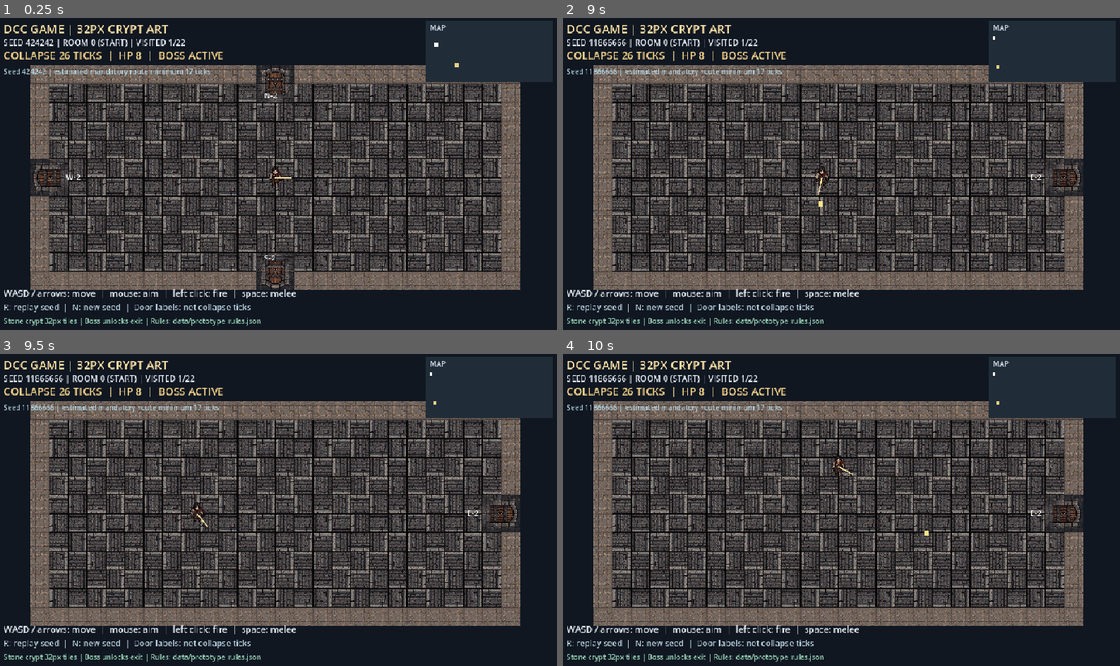
Above: before the commit, frames 1-4 (two rows, left to right).
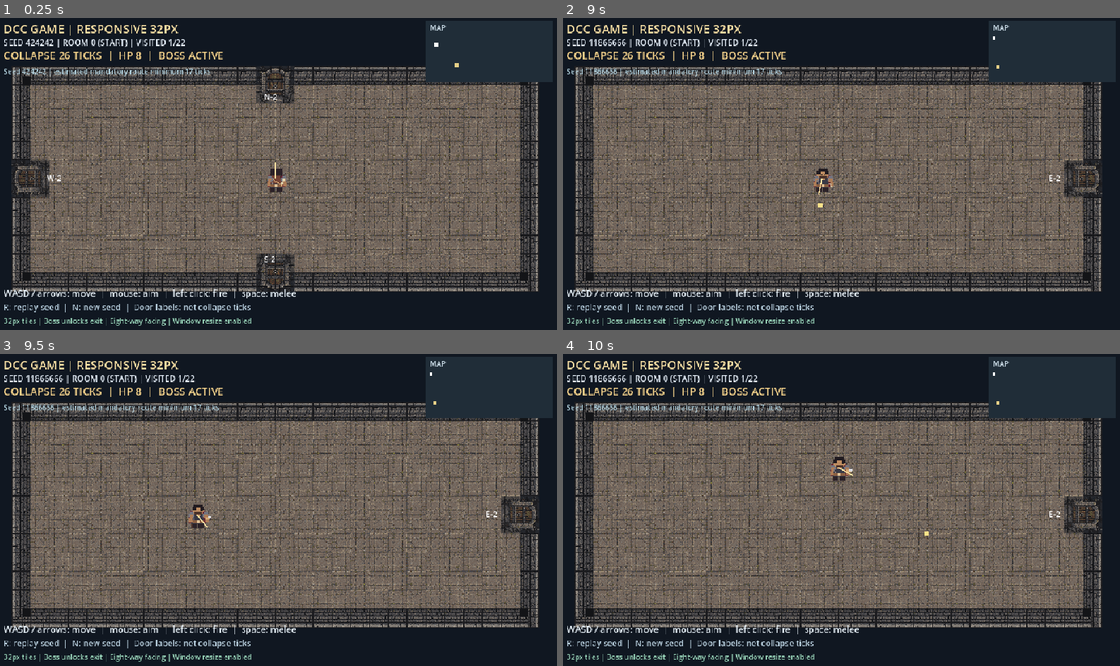
Above: after the commit, the same moments.

Repository: DrFlGd/DCC-Game
Game: Godot game, scene res://scenes/Main.tscn
Same seed, same stepped clock (60 frames per second), same inputs: the game is played once before the commit and once after it.
Inputs (mouse positions are in pixels of both pictures, inside the frame that each line leads up to):
- Up to frame 1 (0.25 s): no input
- Up to frame 2 (9 s): tap Enter at 0.5 s; move the mouse to (964, 161) at 0.52 s; hold D 0.53-1.28 s; tap R every 1.5 s from 0.6 to 8.1 s; click (964, 161) at 0.67 s; tap Space at 0.77, 1.52, 3.02, 3.77, 4.52, 6.02, 6.77, 7.52 s; move the mouse to (724, 192) at 1.27 s; hold S 1.28-2.03 s; tap N every 1.5 s from 1.35 to 8.85 s; click (724, 192) at 1.42 s; move the mouse to (897, 105) at 2.02 s; hold D 2.03-2.78 s; click (897, 105) at 2.17 s; move the mouse to (808, 239) at 2.77 s; hold W 2.78-3.53 s; click (808, 239) at 2.92 s; move the mouse to (1008, 223) at 3.52 s; hold A 3.53-5.03 s; click (1008, 223) at 3.67 s; move the mouse to (668, 130) at 4.27 s; click (668, 130) at 4.42 s; move the mouse to (863, 177) at 5.02 s; hold S 5.03-5.78 s; click (863, 177) at 5.17 s; move the mouse to (752, 96) at 5.77 s; hold D 5.78-6.53 s; click (752, 96) at 5.92 s; move the mouse to (964, 161) at 6.52 s; hold W 6.53-7.28 s; click (964, 161) at 6.67 s; move the mouse to (724, 192) at 7.27 s; hold D 7.28-8.03 s; click (724, 192) at 7.42 s; move the mouse to (897, 105) at 8.02 s; hold S 8.03-8.78 s; click (897, 105) at 8.17 s; move the mouse to (808, 239) at 8.77 s; hold A from 8.78 s (still down); click (808, 239) at 8.92 s
- Up to frame 3 (9.5 s): keep holding A; tap Space at 9.02 s
- Up to frame 4 (10 s): move the mouse to (1008, 559) at 9.52 s; release A at 9.53 s; hold W from 9.53 s (still down); tap R at 9.6 s; click (1008, 559) at 9.67 s; tap Space at 9.77 s

The runs differ from the first frame. In frame 1, 53% of the frame differs, in the area x 0-97%, y 2-99%; in frame 2, 54%; in frame 3, 54%; in frame 4, 54%.

Commit message:
feat: modular crypt tiles, corner joins, eight-way facing and resize-responsive room

Diff:
--- a/game/scripts/main.gd
+++ b/game/scripts/main.gd
@@ -1,28 +1,30 @@
 extends Node2D
-## DCC Game greybox vertical traversal spike.
-## Rooms are drawn programmatically to avoid external assets in the first prototype.
+## DCC Game technical prototype; modular 32px biome tiles and eight-way facing sprites.
 
 const Generator = preload("res://scripts/floor_generator.gd")
 const Collapse = preload("res://scripts/collapse_policy.gd")
 
-const VIEW_SIZE := Vector2(960, 540)
 const TILE_SIZE := 32.0
-const ROOM_COLUMNS := 24
-const ROOM_ROWS := 10
-const ARENA := Rect2(96.0, 112.0, 768.0, 320.0)
-const CENTER := Vector2(480, 272)
+var VIEW_SIZE := Vector2(960, 540)
+var ROOM_COLUMNS := 24
+var ROOM_ROWS := 10
+var ARENA := Rect2(96.0, 112.0, 768.0, 320.0)
+var CENTER := Vector2(480, 272)
 const DOOR_HALF_WIDTH := 32.0
 const PLAYER_RADIUS := 11.0
 const BULLET_SPEED := 445.0
 const MOVE_LABELS := ["N", "E", "S", "W"]
 
-const ATLAS = preload("res://assets/crypt_atlas.png")
-const ART_FLOOR := Rect2(0.0, 0.0, 32.0, 32.0)
-const ART_WALL := Rect2(32.0, 0.0, 32.0, 32.0)
-const ART_DOOR := Rect2(64.0, 0.0, 64.0, 64.0)
-const ART_PLAYER := Rect2(0.0, 64.0, 48.0, 48.0)
-const ART_ENEMY := Rect2(48.0, 64.0, 48.0, 48.0)
-const ART_BOSS := Rect2(96.0, 64.0, 96.0, 96.0)
+const CRYPT = preload("res://assets/biomes/stone_crypt/tileset.png")
+const PLAYER_SHEET = preload("res://assets/characters/crawler/facing_8.png")
+const RAT_SHEET = preload("res://assets/enemies/rat/facing_8.png")
+const BOSS_SHEET = preload("res://assets/enemies/brute_boss/facing_8.png")
+const ART_FLOOR := Rect2(0, 0, 32, 32)
+const ART_FLOOR_VARIANT := Rect2(32, 0, 32, 32)
+const ART_WALL := Rect2(64, 0, 32, 32)
+const ART_CORNER := Rect2(96, 0, 32, 32)
+const ART_DOOR := Rect2(64, 64, 64, 64)
+const DIRECTIONS_8 := ["E", "SE", "S", "SW", "W", "NW", "N", "NE"]
 
 var config: Dictionary = {}
 var floor: Dictionary = {}
@@ -34,7 +36,8 @@
 var tick_ledger: Array[Dictionary] = []
 var ticks := 0
 var initial_seed := 0
-var player_position := CENTER
+var player_position := Vector2(480, 272)
+var player_facing := 0
 var player_hp := 8
 var boss_defeated := false
 var outcome := "running"
@@ -60,6 +63,7 @@
         get_tree().quit(1)
         return
     config = parsed
+    _update_layout()
     _start_run(int(config.get("seed", 424242)))
 
 
@@ -75,6 +79,7 @@
     tick_ledger.clear()
     projectiles.clear()
     player_position = CENTER
+    player_facing = 0
     player_hp = int(config.get("player_max_hp", 8))
     boss_defeated = false
     enemy.clear()
@@ -107,6 +112,9 @@
 
 
 func _physics_process(delta: float) -> void:
+    # Layout follows actual window dimensions rather than a fixed 960x540 drawing canvas.
+    if get_viewport_rect().size != VIEW_SIZE:
+        _update_layout()
     if outcome != "running":
         queue_redraw()
         return
@@ -134,6 +142,7 @@
     var target: Vector2 = get_global_mouse_position() - player_position
     if target.length_squared() > 9.0:
         aim_direction = target.normalized()
+        player_facing = _facing_from_vector(aim_direction)
     if Input.is_mouse_button_pressed(MOUSE_BUTTON_LEFT) and fire_cooldown <= 0.0:
         _fire()
     if Input.is_key_pressed(KEY_SPACE) and melee_cooldown <= 0.0:
@@ -232,7 +241,8 @@
         "hp": int(saved_enemy_hp.get(current_room_id, max_hp)),
         "max_hp": max_hp,
         "radius": 23.0 if kind == "boss" else 14.0,
-        "speed": float(config.get("enemy_speed", 56.0)) * (0.75 if kind == "boss" else 1.0)
+        "speed": float(config.get("enemy_speed", 56.0)) * (0.75 if kind == "boss" else 1.0),
+        "facing": 4
     }
 
 
@@ -295,6 +305,7 @@
     var enemy_pos: Vector2 = enemy["pos"]
     var displacement: Vector2 = player_position - enemy_pos
     if displacement.length_squared() > 100.0:
+        enemy["facing"] = _facing_from_vector(displacement)
         enemy_pos += displacement.normalized() * float(enemy["speed"]) * delta
     enemy_pos.x = clampf(enemy_pos.x, ARENA.position.x + 24.0, ARENA.end.x - 24.0)
     enemy_pos.y = clampf(enemy_pos.y, ARENA.position.y + 24.0, ARENA.end.y - 24.0)
@@ -326,15 +337,16 @@
 
 func _draw_room() -> void:
     var kind: String = String(_room()["kind"])
-    # Use 32x32 source tiles; rotate alternating slabs to reduce obvious repeats.
+    # Corrected visual mapping: floor = warm worn stone slab; wall = grey masonry.
     for y in range(ROOM_ROWS):
         for x in range(ROOM_COLUMNS):
             var cell_center: Vector2 = ARENA.position + Vector2(
-                float(x) * TILE_SIZE + TILE_SIZE * 0.5,
-                float(y) * TILE_SIZE + TILE_SIZE * 0.5
+                (float(x) + 0.5) * TILE_SIZE,
+                (float(y) + 0.5) * TILE_SIZE
             )
-            var rotation: float = float((x * 7 + y * 11) % 4) * PI * 0.5
-            _atlas_piece(ART_FLOOR, cell_center, Vector2(32, 32), rotation)
+            var region: Rect2 = ART_FLOOR_VARIANT if (x * 17 + y * 13) % 9 == 0 else ART_FLOOR
+            _crypt_piece(region, cell_center, Vector2(32, 32),
+                float((x + y * 3) % 4) * PI * 0.5)
 
     var tint := Color.TRANSPARENT
     match kind:
@@ -347,24 +359,30 @@
     if tint.a > 0.0:
         draw_rect(ARENA, tint)
 
-    # A 32px wall ring, with 64px-wide physical gaps where graph links exist.
-    # Rotate the same masonry to keep its stone-edge orientation consistent.
     var links: Dictionary = _room()["neighbors"]
-    for x in range(-1, ROOM_COLUMNS + 1):
-        if not (links.has("N") and (x == ROOM_COLUMNS / 2 - 1 or x == ROOM_COLUMNS / 2)):
-            _atlas_piece(ART_WALL, Vector2(ARENA.position.x + (float(x) + 0.5) * TILE_SIZE,
-                ARENA.position.y - 16.0), Vector2(32, 32))
-        if not (links.has("S") and (x == ROOM_COLUMNS / 2 - 1 or x == ROOM_COLUMNS / 2)):
-            _atlas_piece(ART_WALL, Vector2(ARENA.position.x + (float(x) + 0.5) * TILE_SIZE,
-                ARENA.end.y + 16.0), Vector2(32, 32), PI)
-
+    var middle_x: int = ROOM_COLUMNS / 2
+    var middle_y: int = ROOM_ROWS / 2
+    # Wall perimeter: two empty 32px cells per traversable connection.
+    for x in range(ROOM_COLUMNS):
+        var px: float = ARENA.position.x + (float(x) + 0.5) * TILE_SIZE
+        if not (links.has("N") and (x == middle_x - 1 or x == middle_x)):
+            _crypt_piece(ART_WALL, Vector2(px, ARENA.position.y - 16), Vector2(32, 32))
+        if not (links.has("S") and (x == middle_x - 1 or x == middle_x)):
+            _crypt_piece(ART_WALL, Vector2(px, ARENA.end.y + 16), Vector2(32, 32), PI)
     for y in range(ROOM_ROWS):
-        if not (links.has("W") and (y == ROOM_ROWS / 2 - 1 or y == ROOM_ROWS / 2)):
-            _atlas_piece(ART_WALL, Vector2(ARENA.position.x - 16.0,
-                ARENA.position.y + (float(y) + 0.5) * TILE_SIZE), Vector2(32, 32), -PI * 0.5)
-        if not (links.has("E") and (y == ROOM_ROWS / 2 - 1 or y == ROOM_ROWS / 2)):
-            _atlas_piece(ART_WALL, Vector2(ARENA.end.x + 16.0,
-                ARENA.position.y + (float(y) + 0.5) * TILE_SIZE), Vector2(32, 32), PI * 0.5)
+        var py: float = ARENA.position.y + (float(y) + 0.5) * TILE_SIZE
+        if not (links.has("W") and (y == middle_y - 1 or y == middle_y)):
+            _crypt_piece(ART_WALL, Vector2(ARENA.position.x - 16, py), Vector2(32, 32), -PI * 0.5)
+        if not (links.has("E") and (y == middle_y - 1 or y == middle_y)):
+            _crypt_piece(ART_WALL, Vector2(ARENA.end.x + 16, py), Vector2(32, 32), PI * 0.5)
+
+    # Dedicated masonry corner ensures all four sides meet without a square hole.
+    _crypt_piece(ART_CORNER, ARENA.position - Vector2(16, 16), Vector2(32, 32))
+    _crypt_piece(ART_CORNER, Vector2(ARENA.end.x + 16, ARENA.position.y - 16),
+        Vector2(32, 32), PI * 0.5)
+    _crypt_piece(ART_CORNER, ARENA.end + Vector2(16, 16), Vector2(32, 32), PI)
+    _crypt_piece(ART_CORNER, Vector2(ARENA.position.x - 16, ARENA.end.y + 16),
+        Vector2(32, 32), -PI * 0.5)
 
     for direction in MOVE_LABELS:
         if not links.has(direction):
@@ -399,7 +417,7 @@
                 midpoint = Vector2(ARENA.end.x, CENTER.y)
                 rotation = PI * 0.5
                 label_pos = midpoint + Vector2(-58, 4)
-        _atlas_piece(ART_DOOR, midpoint, Vector2(64, 64), rotation, tone)
+        _crypt_piece(ART_DOOR, midpoint, Vector2(64, 64), rotation, tone)
         var net_ticks: int = int(preview["grant"]) - int(preview["cost"])
         _text("%s%+d" % [direction, net_ticks], label_pos, 13, Color.WHITE)
 
@@ -407,7 +425,8 @@
         draw_circle(CENTER, 23.0, Color(0.08, 0.47, 0.36, 0.76))
         _text("GUILD", CENTER + Vector2(-23, 5), 12, Color.WHITE)
     elif kind == "boss":
-        _text("BOSS CHAMBER", Vector2(409, 159), 18, Color("#ffacbd"))
+        _text("BOSS CHAMBER", Vector2(CENTER.x - 71, ARENA.position.y + 47),
+            18, Color("#ffacbd"))
     elif kind == "exit":
         draw_rect(Rect2(CENTER - Vector2(30, 30), Vector2(60, 60)), Color("#9c783c"))
         _text("EXIT", CENTER + Vector2(-17, 5), 15, Color.WHITE)
@@ -421,15 +440,15 @@
         var pos: Vector2 = enemy["pos"]
         var boss_room: bool = _room()["kind"] == "boss"
         var bounds := Vector2(96, 96) if boss_room else Vector2(48, 48)
-        _atlas_piece(ART_BOSS if boss_room else ART_ENEMY, pos, bounds)
+        _draw_facing_sprite(BOSS_SHEET if boss_room else RAT_SHEET, pos, bounds,
+            int(enemy.get("facing", 0)))
         var hp_ratio: float = float(enemy["hp"]) / float(enemy["max_hp"])
         draw_rect(Rect2(pos.x - 24.0, pos.y - bounds.y * 0.5 - 12.0, 48.0, 6.0),
             Color("#181a24"))
-        draw_rect(Rect2(pos.x - 24.0, pos.y - bounds.y * 0.5 - 12.0, 48.0 * hp_ratio, 6.0),
-            Color("#a5d49b"))
-
-    _atlas_piece(ART_PLAYER, player_position, Vector2(48, 48))
-    # This aim line and melee arc remain prototype indicators, not final animations.
+        draw_rect(Rect2(pos.x - 24.0, pos.y - bounds.y * 0.5 - 12.0,
+            48.0 * hp_ratio, 6.0), Color("#a5d49b"))
+
+    _draw_facing_sprite(PLAYER_SHEET, player_position, Vector2(48, 48), player_facing)
     draw_line(player_position, player_position + aim_direction * 28.0, Color("#ffe0a1"), 2.0)
     if melee_flash > 0.0:
         draw_arc(player_position, 58.0, aim_direction.angle() - 0.70,
@@ -438,16 +457,52 @@
         draw_circle(player_position, 20.0, Color(1.0, 1.0, 1.0, 0.16))
 
 
-func _atlas_piece(region: Rect2, center_point: Vector2, size: Vector2,
+func _crypt_piece(region: Rect2, center_point: Vector2, size: Vector2,
         rotation: float = 0.0, modulation: Color = Color.WHITE) -> void:
     draw_set_transform(center_point, rotation, Vector2.ONE)
-    draw_texture_rect_region(ATLAS, Rect2(-size * 0.5, size), region, modulation)
+    draw_texture_rect_region(CRYPT, Rect2(-size * 0.5, size), region, modulation)
     draw_set_transform(Vector2.ZERO, 0.0, Vector2.ONE)
+
+
+func _draw_facing_sprite(sheet: Texture2D, center_point: Vector2, size: Vector2,
+        facing: int) -> void:
+    var index: int = posmod(facing, 8)
+    draw_texture_rect_region(sheet, Rect2(center_point - size * 0.5, size),
+        Rect2(float(index) * size.x, 0.0, size.x, size.y))
+
+
+func _facing_from_vector(direction: Vector2) -> int:
+    if direction.length_squared() < 0.0001:
+        return 0
+    return posmod(int(round(direction.angle() / (PI / 4.0))), 8)
+
+
+func _update_layout() -> void:
+    var new_size: Vector2 = get_viewport_rect().size
+    if new_size.x < 1.0 or new_size.y < 1.0:
+        return
+    var previous_center: Vector2 = CENTER
+    VIEW_SIZE = new_size
+    # Maintain 32px alignment, even tile counts, and two-tile door gaps.
+    ROOM_COLUMNS = maxi(12, 2 * int(floorf((VIEW_SIZE.x - 96.0) / (2.0 * TILE_SIZE))))
+    ROOM_ROWS = maxi(6, 2 * int(floorf((VIEW_SIZE.y - 212.0) / (2.0 * TILE_SIZE))))
+    var content_size := Vector2(float(ROOM_COLUMNS), float(ROOM_ROWS)) * TILE_SIZE
+    ARENA = Rect2(Vector2(floorf((VIEW_SIZE.x - content_size.x) * 0.5),
+        floorf(110.0 + maxf(0.0, VIEW_SIZE.y - 212.0 - content_size.y) * 0.5)),
+        content_size)
+    CENTER = ARENA.get_center()
+    var delta: Vector2 = CENTER - previous_center
+    player_position += delta
+    if not enemy.is_empty():
+        enemy["pos"] = Vector2(enemy["pos"]) + delta
+    for projectile in projectiles:
+        projectile["pos"] = Vector2(projectile["pos"]) + delta
+    queue_redraw()
 
 
 func _draw_hud() -> void:
     var room: Dictionary = _room()
-    _text("DCC GAME | 32PX CRYPT ART", Vector2(18, 26), 20, Color("#f5dda2"))
+    _text("DCC GAME | RESPONSIVE 32PX", Vector2(18, 26), 20, Color("#f5dda2"))
     _text("SEED %d | ROOM %d (%s) | VISITED %d/%d" % [
         initial_seed, current_room_id, String(room["kind"]).to_upper(),
         visited.size(), (floor["rooms"] as Array).size()
@@ -457,18 +512,20 @@
         ticks, player_hp, "CLEARED" if boss_defeated else "ACTIVE"
     ], Vector2(18, 70), 18, tick_color)
     _text(message, Vector2(18, 96), 12, Color("#b4d4e1"))
-    _draw_minimap()
+    if VIEW_SIZE.x >= 900.0:
+        _draw_minimap()
     _text("WASD / arrows: move  |  mouse: aim  |  left click: fire  |  space: melee",
-        Vector2(18, 475), 15, Color("#e0e9f0"))
+        Vector2(18, VIEW_SIZE.y - 65.0), 15, Color("#e0e9f0"))
     _text("R: replay seed  |  N: new seed  |  Door labels: net collapse ticks",
-        Vector2(18, 498), 14, Color("#b8cfde"))
-    _text("Stone crypt 32px tiles | Boss unlocks exit | Rules: data/prototype_rules.json",
-        Vector2(18, 521), 12, Color("#97d2b7"))
+        Vector2(18, VIEW_SIZE.y - 42.0), 14, Color("#b8cfde"))
+    _text("32px tiles | Boss unlocks exit | Eight-way facing | Window resize enabled",
+        Vector2(18, VIEW_SIZE.y - 19.0), 12, Color("#97d2b7"))
 
 
 func _draw_minimap() -> void:
-    draw_rect(Rect2(735, 5, 217, 104), Color("#202d38"))
-    _text("MAP", Vector2(743, 21), 12, Color("#ccdde8"))
+    var map_left: float = VIEW_SIZE.x - 225.0
+    draw_rect(Rect2(map_left, 5, 217, 104), Color("#202d38"))
+    _text("MAP", Vector2(map_left + 8.0, 21), 12, Color("#ccdde8"))
     var rooms: Array = floor["rooms"]
     var min_grid := Vector2i(999, 999)
     var max_grid := Vector2i(-999, -999)
@@ -487,7 +544,7 @@
             continue
         var cell: Vector2i = room["grid"]
         var position := Vector2(
-            742.0 + float(cell.x - min_grid.x) * cell_size,
+            map_left + 7.0 + float(cell.x - min_grid.x) * cell_size,
             25.0 + float(cell.y - min_grid.y) * cell_size
         )
         var color := Color("#718697")
